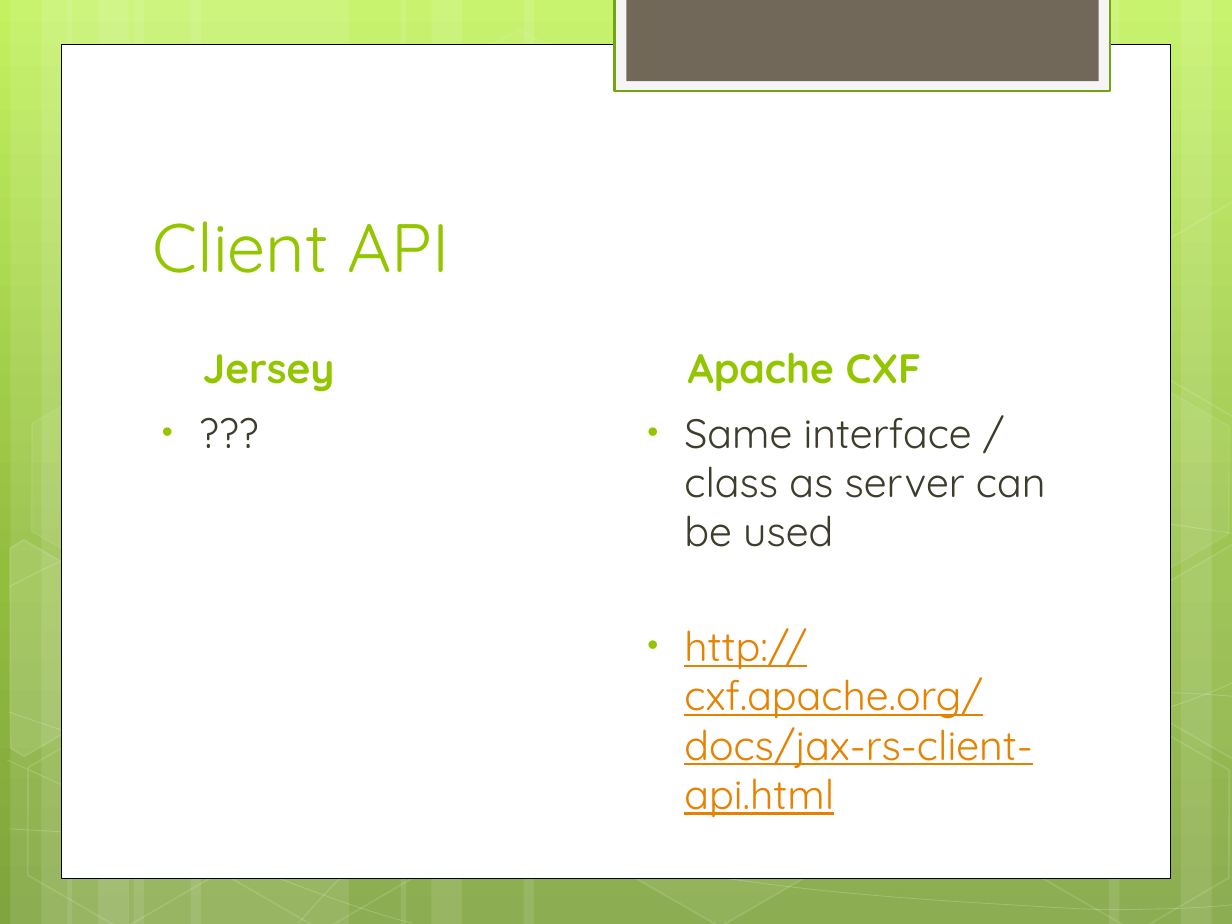
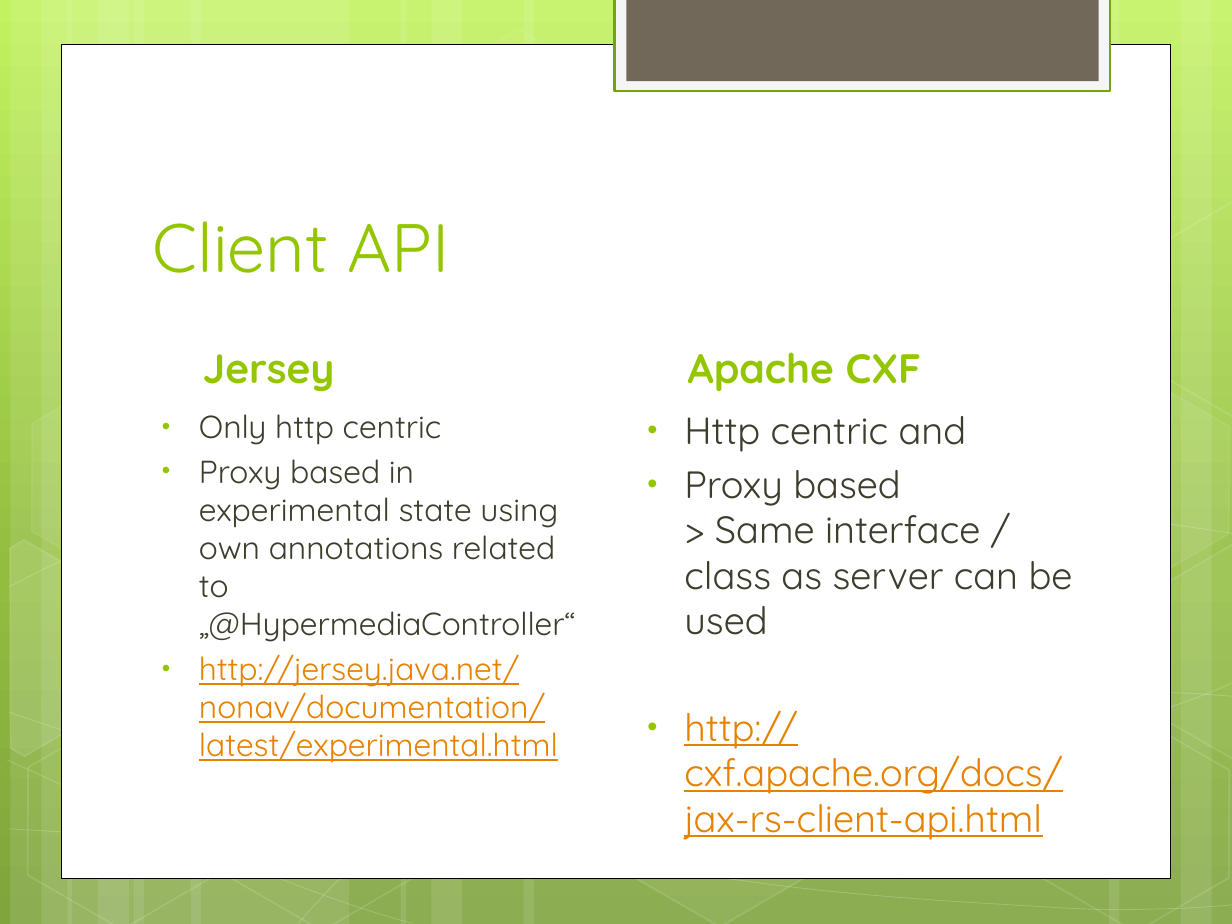
Before and after one commit to shaileshkv/restful-webservice-demo-project, a slide deck: slide 6 of wiki/other/Webservice framework comparison.pptx. Drawn at 1232x924 pixels with LibreOffice and Linux fonts; fonts in the diff are those of the drawing. Boxes give left, top, right and bottom in pixels: in the first picture for what was removed or moved away, otherwise in the second. Text is boxed around its words. In the diff, an @@ line names an element or a change of style, - is before the commit and + after.

```diff
--- a/wiki/other/Webservice framework comparison.pptx
+++ b/wiki/other/Webservice framework comparison.pptx
@@ text at [199,414,576,763]: text changed; size 24 to 18.6 pt @@
-• ???
+• Only http centric
+• Proxy based in experimental state using own annotations related to „@HypermediaController“
+• http://jersey.java.net/nonav/documentation/latest/experimental.html
@@ text at [684,416,1073,635]: text changed; size 24 to 22.2 pt @@
-• Same interface / class as server can be used
+• Http centric and
+• Proxy based
+  > Same interface / class as server can be used
@@ text at [684,710,1062,840]: size 24 to 22.2 pt in "http://cxf.apache.org/docs/jax-rs-client-api.html" @@
```
Also in this commit, not shown: 10 other slides changed, 1 slide added, 2 slides removed.
